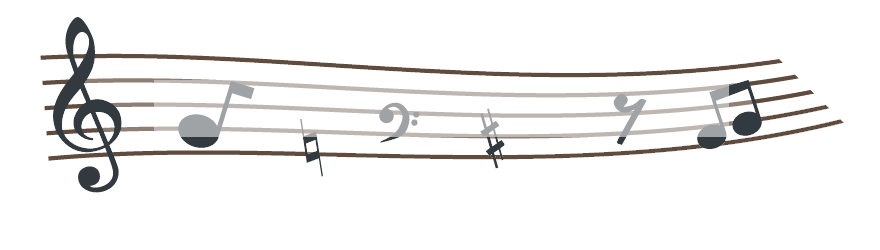
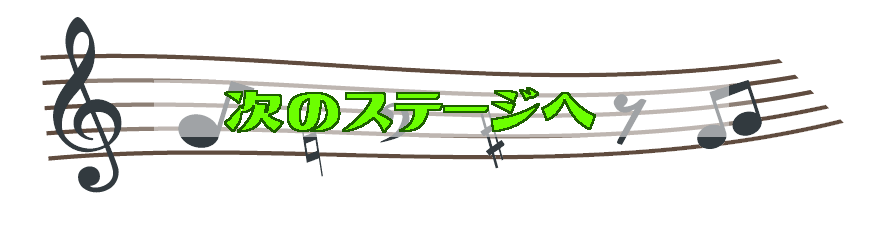
Two versions of the same layered image (880x250). Layer-by-layer changes:
added layer "次のステージへ" above "ゲームをおわる" over [224, 87, 596, 133]
